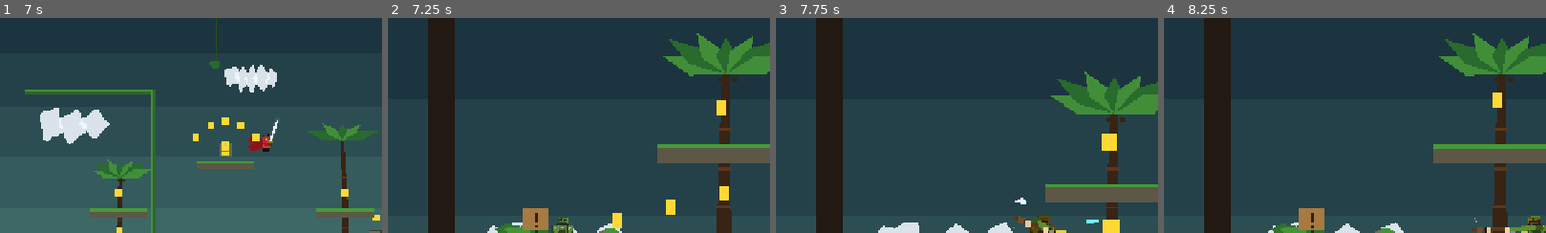
Above: before the commit, frames 1-4 (left to right).
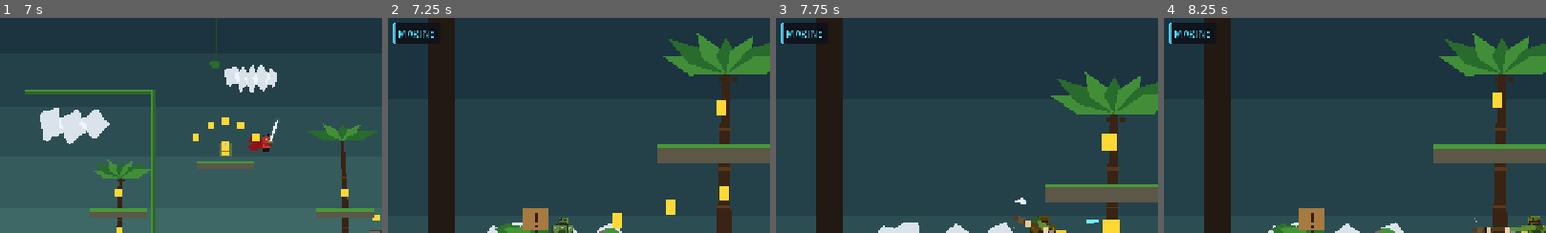
Above: after the commit, the same moments.

Repository: Crapula1/2d-platformer
Game: Godot game, scene res://scenes/MainMenu.tscn
Two runs of this game, one before a commit and one after it. Both use one fixed random seed, a clock stepped at 60 frames per second and the inputs below.
Inputs (mouse positions are % of the whole screen's width and height, from its top left):
- Up to frame 1 (7 s): click "START" at 0.5 s; click "MARINE" at 1.25 s; click "DEMON" at 2 s; click "GREATER DEMON" at 2.75 s; click "SQUIRREL" at 3.5 s; click "MARINE" at 4.25 s; click "Easy" at 5 s; click "Easy" at 5.75 s; click "START RUN" at 6.5 s
- Up to frame 2 (7.25 s): no input
- Up to frame 3 (7.75 s): tap Enter at 7.25 s; move the mouse to (72, 45) at 7.27 s; hold D (move_right) from 7.28 s (still down); hold Right mouse button (shoot) from 7.28 s (still down); tap J (attack) at 7.35 s; click (72, 45) at 7.42 s; tap Space (jump) at 7.52 s
- Up to frame 4 (8.25 s): tap Space (jump) at 7.82 s; release D (move_right) at 8 s; release Right mouse button (shoot) at 8 s; drag from (30, 55) to (86, 60) at 8.02 s
The pictures show only the part of the screen within x 0-50%, y 0-50%; the shares and areas given below are measured in that part.

Frame 1 is identical in both runs. In frame 2, 0.9% of the frame differs, in the area x 1-13%, y 2-12%; in frame 3, 0.9%; in frame 4, 0.9%.

Commit message:
feat: per-character stats, voice hooks, and HUD identity card
Character pick now drives gameplay beyond the visual rig:

- RunState.CHARACTER_STATS tunes HP / speed / jump / attack / max
  jumps / jetpack / allowed weapons per character. Applied in
  Player._ready before difficulty scaling.
- Marine keeps the rifle+shotgun loadout. Demon, Greater Demon, and
  Squirrel are melee-only; shoot input and weapon swaps are gated
  on can_shoot() / can_use_weapon().
- Player.play_voice(event) lazy-loads
  res://assets/voice/<char>/<event>.ogg with a missing-file cache,
  hooked into jump (single + double), hurt, and die.
- Main HUD gets a top-left character card (tint stripe, optional
  portrait from res://assets/portraits/<char>.png, display name).
  Weapon label reports "MELEE" for melee-only kits via
  current_weapon_label().

Co-Authored-By: Claude Opus 4.7 <noreply@anthropic.com>

Diff:
--- a/scripts/Main.gd
+++ b/scripts/Main.gd
@@ -89,6 +89,7 @@
 	# Control hints live in the Controls menu (Esc → Controls). Keep the HUD clean.
 	hint_label.text = ""
 	hint_label.visible = false
+	_build_character_card()
 
 func _setup_singleplayer() -> void:
 	# Level.tscn no longer ships an embedded Player — we always spawn the
@@ -136,6 +137,59 @@
 		RunState.apply_to_player(player)
 	spawn_position = player.global_position
 	_wire_hud_to_player(player)
+
+func _build_character_card() -> void:
+	# Top-left HUD chip: tint stripe, optional portrait, character name.
+	# Portrait image is optional — if res://assets/portraits/<id>.png isn't
+	# present the TextureRect just stays hidden and the name + chip carry
+	# the identification on their own.
+	var stats: Dictionary = RunState.get_character_stats()
+	var hud: CanvasLayer = $HUD
+	var card := PanelContainer.new()
+	card.name = "CharacterCard"
+	card.set_anchors_preset(Control.PRESET_TOP_LEFT)
+	card.offset_left = 8.0
+	card.offset_top = 8.0
+	card.mouse_filter = Control.MOUSE_FILTER_IGNORE
+	hud.add_child(card)
+
+	var sb := StyleBoxFlat.new()
+	sb.bg_color = Color(0.06, 0.07, 0.10, 0.92)
+	sb.border_width_left = 4
+	sb.border_color = Color(stats.get("tint", Color.WHITE))
+	sb.corner_radius_top_left = 4
+	sb.corner_radius_top_right = 4
+	sb.corner_radius_bottom_left = 4
+	sb.corner_radius_bottom_right = 4
+	sb.content_margin_left = 8
+	sb.content_margin_right = 10
+	sb.content_margin_top = 6
+	sb.content_margin_bottom = 6
+	card.add_theme_stylebox_override("panel", sb)
+
+	var hb := HBoxContainer.new()
+	hb.add_theme_constant_override("separation", 8)
+	card.add_child(hb)
+
+	var portrait := TextureRect.new()
+	portrait.custom_minimum_size = Vector2(36, 36)
+	portrait.stretch_mode = TextureRect.STRETCH_KEEP_ASPECT_CENTERED
+	portrait.expand_mode = TextureRect.EXPAND_FIT_WIDTH_PROPORTIONAL
+	var portrait_path := "res://assets/portraits/%s.png" % RunState.character
+	if ResourceLoader.exists(portrait_path):
+		portrait.texture = load(portrait_path) as Texture2D
+	else:
+		portrait.visible = false
+	hb.add_child(portrait)
+
+	var name_label := Label.new()
+	name_label.text = String(stats.get("display_name", RunState.character.to_upper()))
+	name_label.add_theme_font_size_override("font_size", 16)
+	name_label.add_theme_color_override("font_color", Color(stats.get("tint", Color.WHITE)))
+	name_label.add_theme_color_override("font_outline_color", Color(0, 0, 0))
+	name_label.add_theme_constant_override("outline_size", 4)
+	name_label.vertical_alignment = VERTICAL_ALIGNMENT_CENTER
+	hb.add_child(name_label)
 
 func _flash_spawned_character_banner(character_id: String, scene_path: String) -> void:
 	# Diagnostic: a 2-second banner on the HUD shows which character + scene
@@ -203,7 +257,7 @@
 	_on_score_changed(player.score)
 	_on_grenade_changed(Player.GRENADE_NAMES[player.grenade_type], player.grenade_count)
 	_on_jetpack_changed(player._jetpack_fuel, player.jetpack_duration)
-	_on_weapon_changed(Player.WEAPON_NAMES[player.weapon])
+	_on_weapon_changed(player.current_weapon_label())
 	_on_shotgun_shells_changed(player._shotgun_shells, player.shotgun_capacity)
 
 func _find_spawn_position() -> Vector2:
--- a/scripts/Player.gd
+++ b/scripts/Player.gd
@@ -176,10 +176,12 @@
 @onready var hurtbox: Area2D = $Hurtbox
 
 func _ready() -> void:
-	# Apply difficulty scaling to the starting HP cap before the rest of the
-	# init reads max_health. RunState autoload is always present.
-	if RunState != null and RunState.player_max_hp_mult != 1.0:
-		max_health = maxi(int(round(float(max_health) * RunState.player_max_hp_mult)), 1)
+	# Apply per-character tuning first (HP, speed, jump, attack, weapons),
+	# then layer difficulty scaling on top of the character's HP cap.
+	if RunState != null:
+		_apply_character_stats(RunState.get_character_stats())
+		if RunState.player_max_hp_mult != 1.0:
+			max_health = maxi(int(round(float(max_health) * RunState.player_max_hp_mult)), 1)
 	current_health = max_health
 	jumps_remaining = max_jumps
 	attack_shape.disabled = true
@@ -204,7 +206,7 @@
 	grenade_changed.emit(GRENADE_NAMES[grenade_type], grenade_count)
 	jetpack_changed.emit(_jetpack_fuel, jetpack_duration)
 	_shotgun_shells = shotgun_capacity
-	weapon_changed.emit(WEAPON_NAMES[weapon])
+	weapon_changed.emit(current_weapon_label())
 	shotgun_shells_changed.emit(_shotgun_shells, shotgun_capacity)
 	_cam = get_node_or_null("Camera2D") as Camera2D
 	if _cam != null:
@@ -509,12 +511,14 @@
 			jumps_remaining = max_jumps - 1
 			jump_buffer_timer = 0
 			coyote_timer = 0
+			play_voice(&"jump")
 		elif jumps_remaining > 0:
 			velocity.y = double_jump_velocity
 			jumps_remaining -= 1
 			jump_buffer_timer = 0
 			_spawn_double_jump_effect()
 			_jetpack_armed = true
+			play_voice(&"jump")
 
 func _handle_grenade_input() -> void:
 	if Input.is_action_just_pressed("cycle_grenade"):
@@ -937,6 +941,8 @@
 	_apply_shake(5.0)
 	if current_health <= 0:
 		_die()
+	else:
+		play_voice(&"hurt")
 
 func _die() -> void:
 	is_dead = true
@@ -944,7 +950,67 @@
 		_anim_sprite.stop()
 	sprite.modulate = Color(0.5, 0.5, 0.5)
 	_apply_shake(12.0)
+	play_voice(&"die")
 	died.emit()
+
+var _allowed_weapons: PackedStringArray = PackedStringArray(["rifle", "shotgun"])
+var _voice_player: AudioStreamPlayer = null
+var _voice_cache: Dictionary = {}
+
+func _apply_character_stats(stats: Dictionary) -> void:
+	max_health = int(stats.get("max_health", max_health))
+	speed *= float(stats.get("speed_mult", 1.0))
+	var jm: float = float(stats.get("jump_mult", 1.0))
+	jump_velocity *= jm
+	double_jump_velocity *= jm
+	wall_jump_vel_y *= jm
+	attack_damage = maxi(int(round(float(attack_damage) * float(stats.get("attack_mult", 1.0)))), 1)
+	bullet_damage = maxi(int(round(float(bullet_damage) * float(stats.get("attack_mult", 1.0)))), 1)
+	max_jumps = int(stats.get("max_jumps", max_jumps))
+	jetpack_duration = float(stats.get("jetpack_duration", jetpack_duration))
+	_jetpack_fuel = jetpack_duration
+	var allowed: Array = stats.get("allowed_weapons", ["rifle", "shotgun"])
+	_allowed_weapons = PackedStringArray()
+	for w in allowed:
+		_allowed_weapons.append(String(w))
+	# If the starting weapon isn't allowed, drop to the first allowed gun
+	# (or RIFLE as a harmless default for melee-only characters — shoot
+	# input is gated on can_shoot() below).
+	if not can_use_weapon(WEAPON_NAMES[weapon].to_lower()):
+		var idx: int = WEAPON_NAMES.find("RIFLE")
+		weapon = idx if idx >= 0 else 0
+
+func can_use_weapon(weapon_id: String) -> bool:
+	return _allowed_weapons.has(weapon_id)
+
+func can_shoot() -> bool:
+	# Melee-only characters never fire bullets even if weapon == RIFLE.
+	return can_use_weapon("rifle") or can_use_weapon("shotgun")
+
+func current_weapon_label() -> String:
+	if not can_shoot():
+		return "MELEE"
+	return WEAPON_NAMES[weapon]
+
+func play_voice(event: StringName) -> void:
+	if RunState == null:
+		return
+	var key := "%s/%s" % [RunState.character, String(event)]
+	var stream: AudioStream = null
+	if _voice_cache.has(key):
+		stream = _voice_cache[key]
+	else:
+		var path := "res://assets/voice/%s/%s.ogg" % [RunState.character, String(event)]
+		if ResourceLoader.exists(path):
+			stream = load(path) as AudioStream
+		_voice_cache[key] = stream  # cache nulls too, so we don't retry every frame
+	if stream == null:
+		return
+	if _voice_player == null:
+		_voice_player = AudioStreamPlayer.new()
+		add_child(_voice_player)
+	_voice_player.stream = stream
+	_voice_player.play()
 
 func _apply_shake(amount: float) -> void:
 	_shake_amount = maxf(_shake_amount, amount)
@@ -1110,6 +1176,8 @@
 func _handle_shoot_input() -> void:
 	if is_dead:
 		return
+	if not can_shoot():
+		return
 	if Input.is_action_just_pressed("select_rifle"):
 		_set_weapon(Weapon.RIFLE)
 	elif Input.is_action_just_pressed("select_shotgun"):
@@ -1124,8 +1192,10 @@
 func _set_weapon(new_weapon: int) -> void:
 	if new_weapon == weapon:
 		return
+	if not can_use_weapon(WEAPON_NAMES[new_weapon].to_lower()):
+		return
 	weapon = new_weapon
-	weapon_changed.emit(WEAPON_NAMES[weapon])
+	weapon_changed.emit(current_weapon_label())
 	# Holstering doesn't unload — but if shells were depleted, give a small
 	# delay before they can be used on the swap-back so spamming Tab can't
 	# bypass the reload.
--- a/scripts/RunState.gd
+++ b/scripts/RunState.gd
@@ -33,8 +33,59 @@
 var grenade_cd_mult: float = 1.0
 var invincibility_bonus: float = 0.0
 
+# Per-character tuning. max_health is the absolute starting HP cap
+# *before* difficulty scaling. speed/jump/attack mults stack on top of
+# the Player.gd defaults. allowed_weapons is the set of weapon IDs the
+# character can actually fire (others stay locked).
+const CHARACTER_STATS: Dictionary = {
+	"marine": {
+		"display_name": "MARINE",
+		"tint": Color(0.35, 0.85, 1.0),
+		"max_health": 10,
+		"speed_mult": 1.0,
+		"jump_mult": 1.0,
+		"attack_mult": 1.0,
+		"max_jumps": 2,
+		"jetpack_duration": 3.0,
+		"allowed_weapons": ["rifle", "shotgun"],
+	},
+	"demon": {
+		"display_name": "DEMON",
+		"tint": Color(0.95, 0.30, 0.30),
+		"max_health": 8,
+		"speed_mult": 1.15,
+		"jump_mult": 1.05,
+		"attack_mult": 1.10,
+		"max_jumps": 2,
+		"jetpack_duration": 2.5,
+		"allowed_weapons": ["melee"],
+	},
+	"greater_demon": {
+		"display_name": "GREATER DEMON",
+		"tint": Color(1.0, 0.55, 0.15),
+		"max_health": 14,
+		"speed_mult": 0.85,
+		"jump_mult": 0.90,
+		"attack_mult": 1.40,
+		"max_jumps": 1,
+		"jetpack_duration": 2.0,
+		"allowed_weapons": ["melee"],
+	},
+	"squirrel": {
+		"display_name": "SQUIRREL",
+		"tint": Color(0.85, 0.55, 0.22),
+		"max_health": 7,
+		"speed_mult": 1.25,
+		"jump_mult": 1.15,
+		"attack_mult": 0.90,
+		"max_jumps": 3,
+		"jetpack_duration": 2.5,
+		"allowed_weapons": ["melee"],
+	},
+}
+
 # Run-wide selections set on the character-select screen.
-var character: String = "marine"  # "marine" or "demon"
+var character: String = "marine"  # see CHARACTER_STATS keys
 var difficulty: int = DIFF_MEDIUM
 var player_max_hp_mult: float = 1.0
 var enemy_hp_mult: float = 1.0
@@ -49,6 +100,9 @@
 		return
 	character = String(cfg.get_value("run", "character", character))
 	set_difficulty(int(cfg.get_value("run", "difficulty", difficulty)))
+
+func get_character_stats() -> Dictionary:
+	return CHARACTER_STATS.get(character, CHARACTER_STATS["marine"])
 
 func save_prefs() -> void:
 	var cfg := ConfigFile.new()
